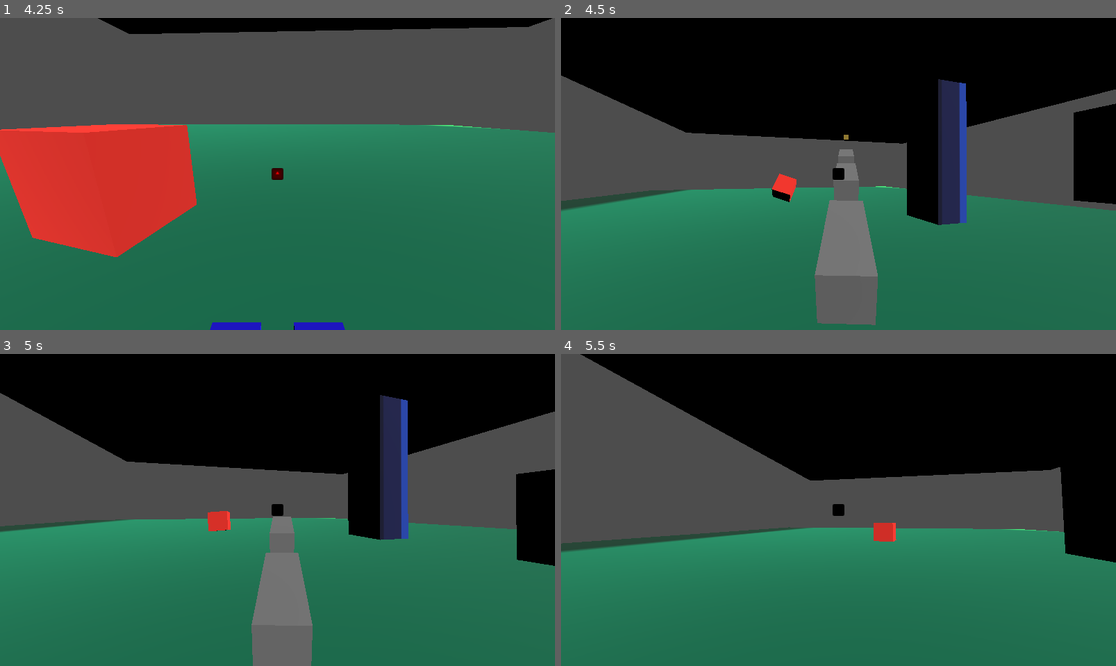
Above: before the commit, frames 1-4 (two rows, left to right).
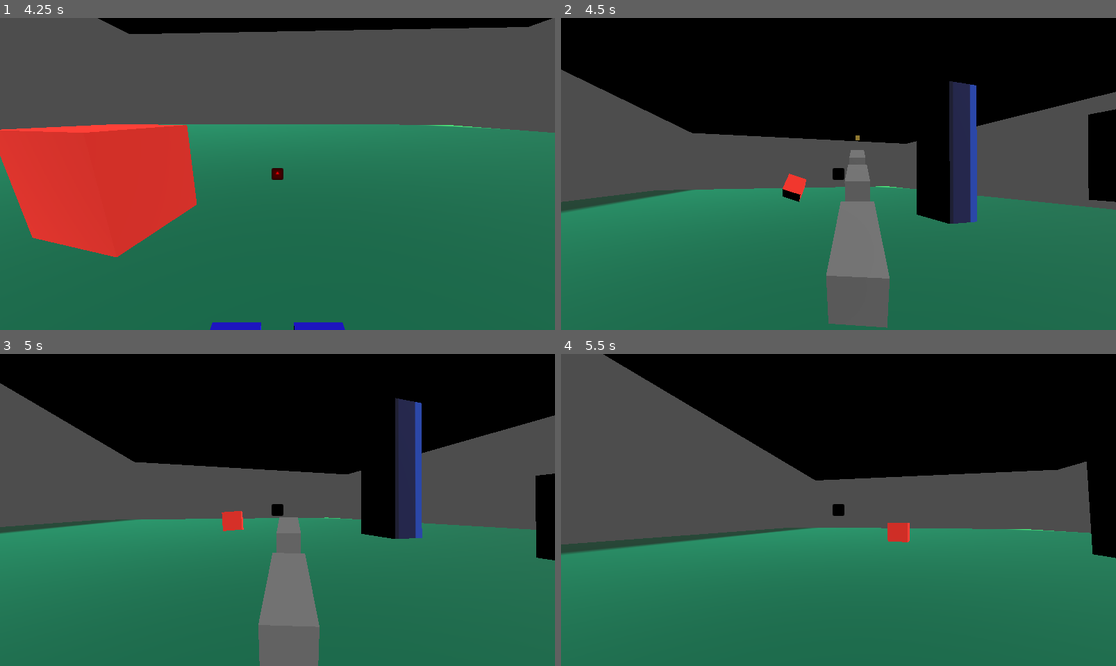
Above: after the commit, the same moments.

Repository: cris-duran/cc5408-project
Game: Godot game, scene res://Scenes/menu.tscn
Two runs of this game, one before a commit and one after it. Both use one fixed random seed, a clock stepped at 60 frames per second and the inputs below. The engine's default icon, where the game draws it, is replaced by a stand-in: a white triangle on a blue panel in a dark square.
Inputs (mouse positions are in pixels of both pictures, inside the frame that each line leads up to):
- Up to frame 1 (4.25 s): click "Start" at 0.5 s; move the mouse to (305, 174) at 1.27 s; hold D (Move_right) 1.28-2.03 s; click (305, 174) at 1.35 s; move the mouse to (249, 174) at 2.02 s; hold A (Move_left) 2.03-2.78 s; right-click (249, 174) at 2.1 s; tap Enter at 2.75 s; move the mouse to (288, 167) at 2.77 s; hold D (Move_right) from 2.78 s (still down); click (288, 167) at 2.85 s; move the mouse to (271, 180) at 3.52 s; right-click (271, 180) at 3.6 s
- Up to frame 2 (4.5 s): tap R (Restart) at 4.25 s; move the mouse to (877, 177) at 4.27 s; release D (Move_right) at 4.28 s; hold A (Move_left) from 4.28 s (still down); click (877, 177) at 4.35 s
- Up to frame 3 (5 s): keep holding A (Move_left)
- Up to frame 4 (5.5 s): keep holding A (Move_left); move the mouse to (794, 506) at 5.02 s; right-click (794, 506) at 5.1 s

Frame 1 is identical in both runs. In frame 2, 7.1% of the frame differs, in the area x 0-100%, y 16-100%; in frame 3, 7.2%, in the area x 0-100%, y 9-100%; in frame 4, 3.2%.
Error before the commit: Parse Error: Could not find type "Personaje" in the current scope. (res://enemy_1.gd:22)

Commit message:
fix: fix conflicts

Diff:
--- a/Assets/Scripts/Character.gd
+++ b/Assets/Scripts/Character.gd
@@ -1,3 +1,4 @@
+class_name Personaje
 extends RigidBody3D
 
 signal player_death()
@@ -5,7 +6,7 @@
 const SPEED = 5.0
 const JUMP_VELOCITY = 4.5
 const sensitibity = 0.002
-const SIDE_IMPULSE = 2.0
+const SIDE_IMPULSE = 5.0
 
 var rotation_angle = deg_to_rad(-90)
 var rotation_basis = Basis().rotated(Vector3.UP, rotation_angle)
@@ -211,6 +212,7 @@
 
 
 func apply_side_impulse(velocity: Vector3):
+	print("se aplico la velocidad")
 	linear_velocity += velocity
 
 func is_in_air() -> bool:
